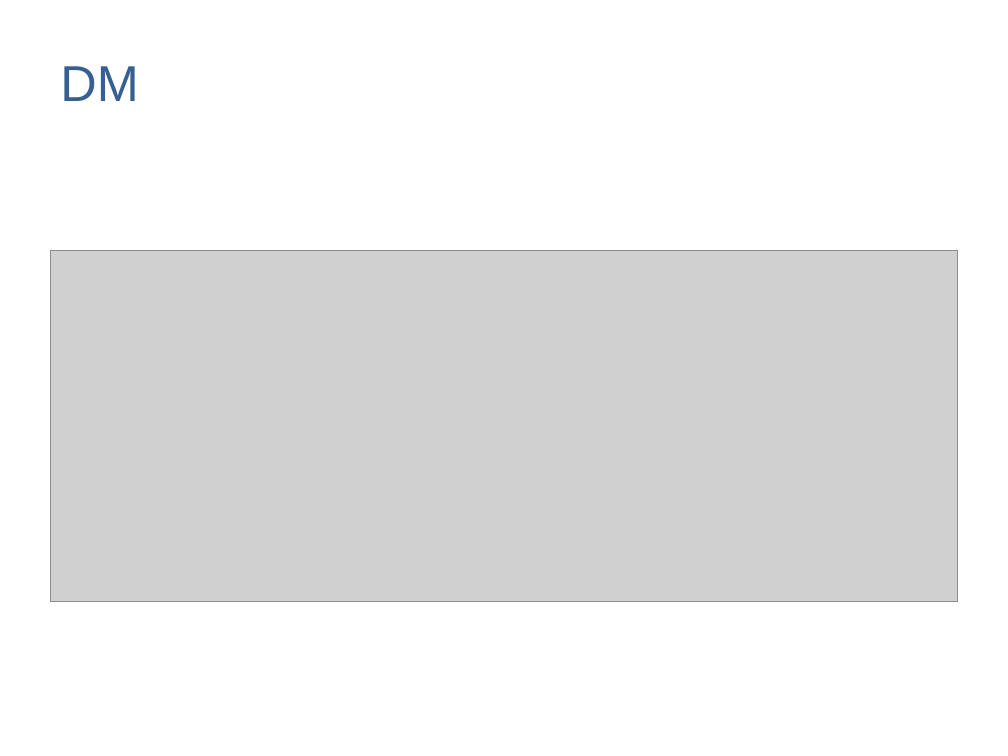
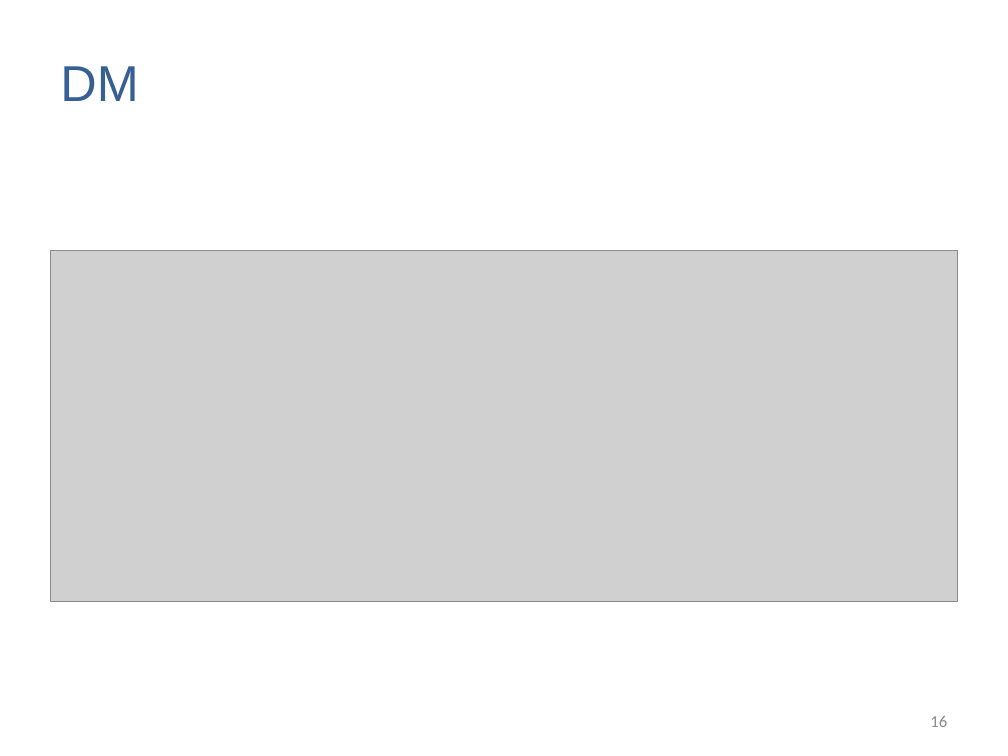
Before and after one commit to marinataborda/P2Organisation, a slide deck: slide 16 of ZwischenPresäntation_RichardBritt.pptx. Drawn at 1008x756 pixels with LibreOffice and Linux fonts; fonts in the diff are those of the drawing; grey boxes stand for pictures. Boxes give left, top, right and bottom in pixels: in the first picture for what was removed or moved away, otherwise in the second. Text is boxed around its words. In the diff, an @@ line names an element or a change of style, - is before the commit and + after.

```diff
--- a/ZwischenPresäntation_RichardBritt.pptx
+++ b/ZwischenPresäntation_RichardBritt.pptx
@@ page number added at <box>930,716,947,727</box>, 12 pt, text #8C8C8C @@
+16
```
Also in this commit, not shown: 13 other slides changed, 5 slides added, 5 slides removed.
